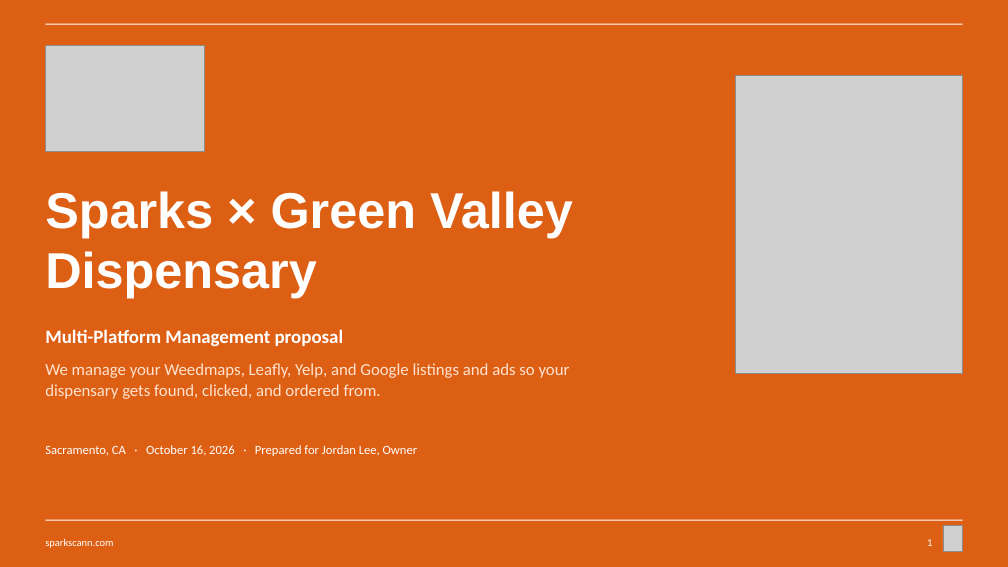
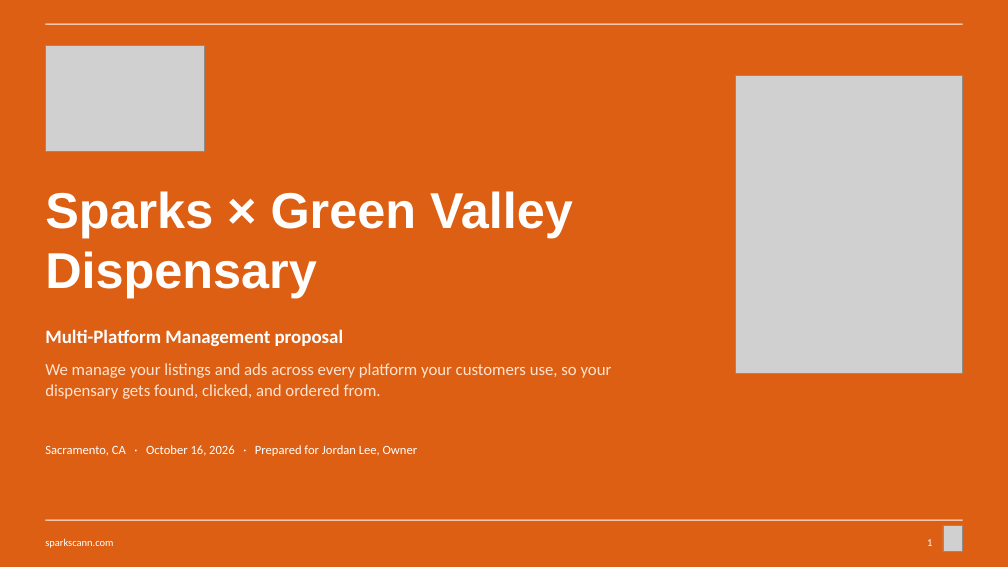
Before and after one commit to sparksmanagement/pitchdeckspecialist, a slide deck: slide 1 of decks/Sparks-x-example-green-valley.pptx. Drawn at 1008x567 pixels with LibreOffice and Linux fonts; fonts in the diff are those of the drawing; grey boxes stand for pictures. Boxes give left, top, right and bottom in pixels: in the first picture for what was removed or moved away, otherwise in the second. Text is boxed around its words. In the diff, an @@ line names an element or a change of style, - is before the commit and + after.

```diff
--- a/decks/Sparks-x-example-green-valley.pptx
+++ b/decks/Sparks-x-example-green-valley.pptx
@@ text at [45,363,612,399]: text changed @@
-We manage your Weedmaps, Leafly, Yelp, and Google listings and ads so your dispensary gets found, clicked, and ordered from.
+We manage your listings and ads across every platform your customers use, so your dispensary gets found, clicked, and ordered from.
```
Also in this commit, not shown: 7 other slides changed, 1 other file.
